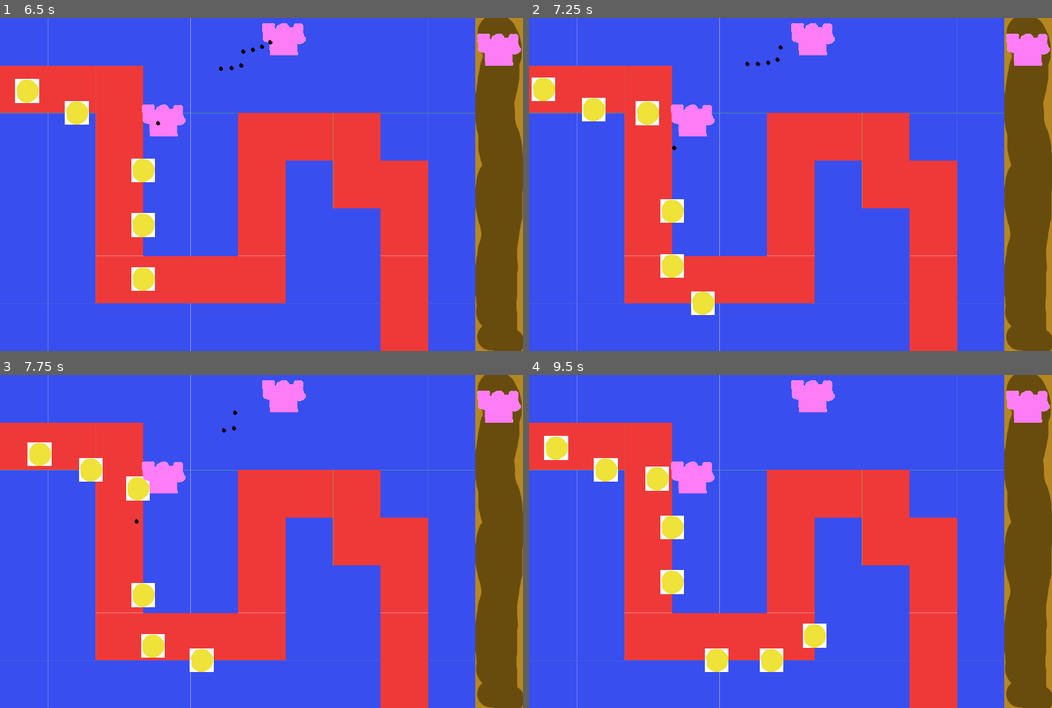
Above: before the commit, frames 1-4 (two rows, left to right).
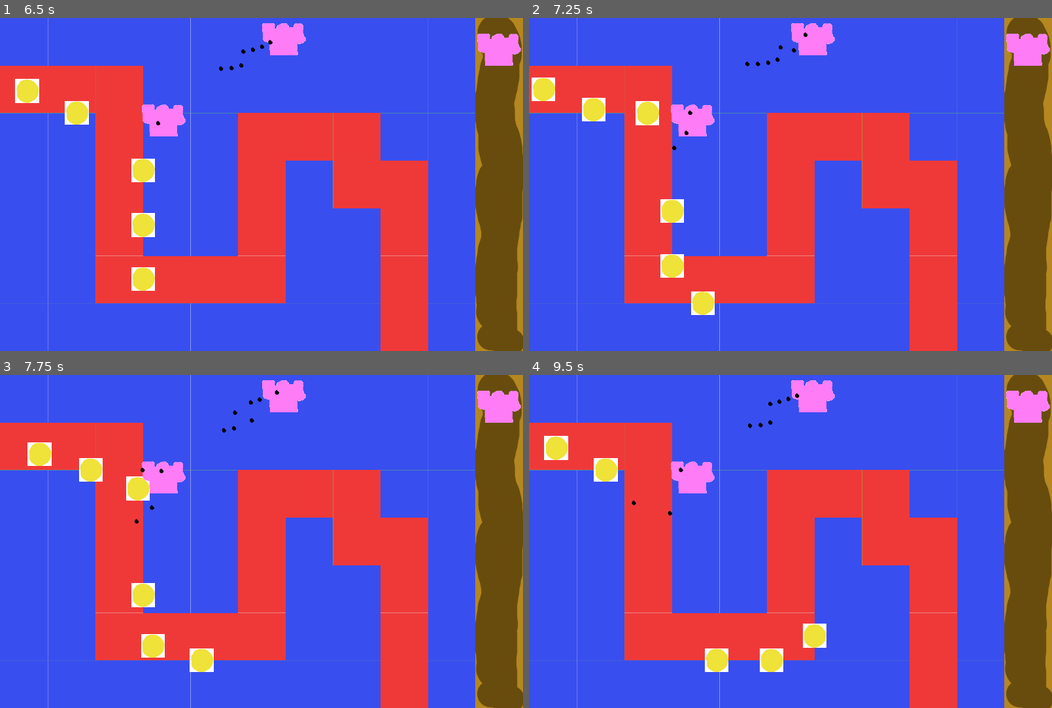
Above: after the commit, the same moments.

Repository: multimikael/Tower-Defense
Game: Godot game, scene res://main.tscn
Two runs of this game, one before a commit and one after it. Both use one fixed random seed, a clock stepped at 60 frames per second and the inputs below.
Inputs (mouse positions are in pixels of both pictures, inside the frame that each line leads up to):
- Up to frame 1 (6.5 s): click (496, 41) at 0.5 s; click (496, 41) at 1.25 s; click (496, 41) at 2 s; move the mouse to (235, 251) at 2.77 s; click (235, 251) at 2.92 s; move the mouse to (418, 234) at 3.52 s; click (418, 234) at 3.67 s; move the mouse to (104, 134) at 4.27 s; click (104, 134) at 4.42 s; move the mouse to (287, 184) at 5.02 s; click (287, 184) at 5.17 s; move the mouse to (183, 101) at 5.77 s; click (183, 101) at 5.92 s
- Up to frame 2 (7.25 s): move the mouse to (905, 167) at 6.52 s; click (905, 167) at 6.67 s
- Up to frame 3 (7.75 s): move the mouse to (156, 558) at 7.27 s; click (156, 558) at 7.42 s
- Up to frame 4 (9.5 s): move the mouse to (842, 468) at 8.02 s; click (842, 468) at 8.17 s; move the mouse to (764, 608) at 8.77 s; click (764, 608) at 8.92 s

Frame 1 is identical in both runs. In frame 2, less than 0.1% of the frame differs, in the area x 29-54%, y 4-36%; in frame 3, less than 0.1%; in frame 4, 1.1%, in the area x 19-52%, y 5-66%.
Error before the commit: Attempt to call function 'get_global_position' in base 'previously freed instance' on a null instance. (res://towers/Tower1.gd:20)

Commit message:
Use groups instead of arrays

Diff:
--- a/main.gd
+++ b/main.gd
@@ -10,17 +10,13 @@
 onready var nav = get_node("nav")
 onready var map = get_node("nav/map")
 
-#TODO: Change targets to group
-var targets = [] setget set_targets, get_targets
-var towers = [] setget set_towers, get_towers
-
 func _ready():
 	connect("new_ghost_tower", self, "_on_new_ghost_tower")
 	connect("new_tower", self, "_on_new_tower")
 
 func _on_target_timer_timeout():
 	var t = target.instance()
-	targets.append(t)
+	t.add_to_group("targets")
 	add_child(t)
 	t.set_position(start_pos)
 	t.goal = end_pos
@@ -33,20 +29,8 @@
 			t.set_is_ghost(is_ghost)
 			t.set_type(type)
 			t.set_position(pos)
-			towers.append(t)
+			t.add_to_group("towers")
 			add_child(t)
-
-func set_targets(ts):
-	targets = ts
-
-func get_targets():
-	return targets
-
-func set_towers(ts):
-	towers = ts
-
-func get_towers():
-	return towers
 
 #func _process(delta):
 #	# Called every frame. Delta is time since last frame.
--- a/main.tscn
+++ b/main.tscn
@@ -4,9 +4,7 @@
 [ext_resource path="res://tileset.tres" type="TileSet" id=2]
 [ext_resource path="res://GUI/GUI.tscn" type="PackedScene" id=3]
 
-[node name="main" type="Node2D" groups=[
-"targets",
-]]
+[node name="main" type="Node2D"]
 script = ExtResource( 1 )
 
 [node name="nav" type="Navigation2D" parent="."]
--- a/towers/AttackTower.gd
+++ b/towers/AttackTower.gd
@@ -13,7 +13,7 @@
 
 func _on_timer_timeout():
 	# Find nearest target
-	var targets = main.get_targets()
+	var targets = get_tree().get_nodes_in_group("targets")
 	if targets.size() > 0:
 		var near_pos = null
 		for t in targets:
